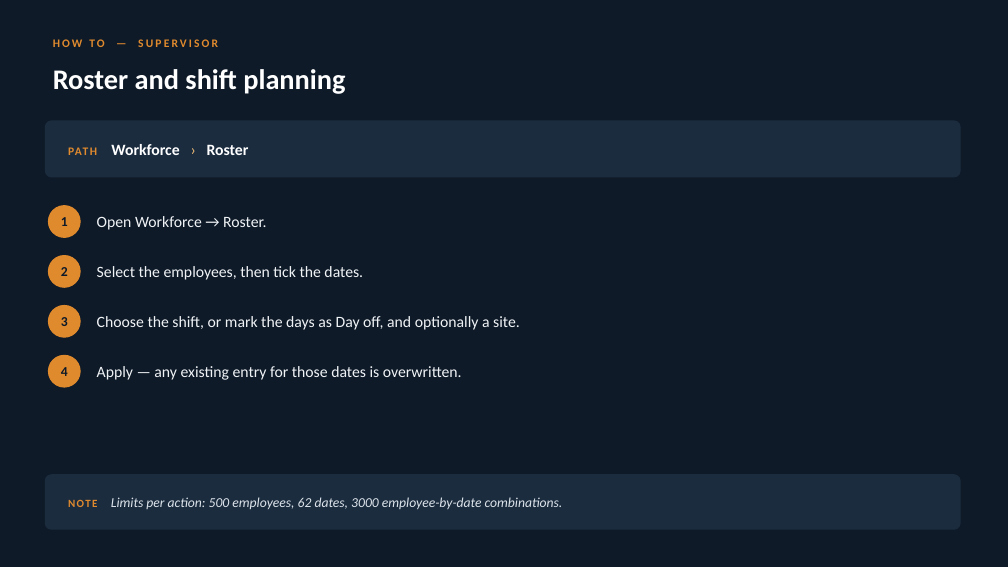
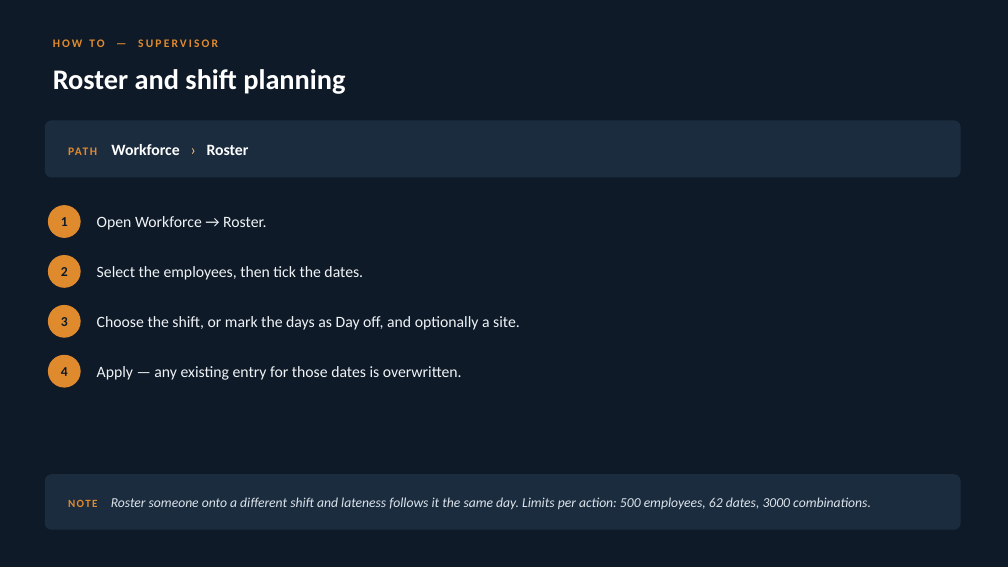
Before and after one commit to iammuniraa-wq/bpmsquare-app, a slide deck: slide 20 of docs/qa/BPMSquare_WFM_Feature_Guide.pptx. Drawn at 1008x567 pixels with LibreOffice and Linux fonts; fonts in the diff are those of the drawing. Boxes give left, top, right and bottom in pixels: in the first picture for what was removed or moved away, otherwise in the second. Text is boxed around its words. In the diff, an @@ line names an element or a change of style, - is before the commit and + after.

```diff
--- a/docs/qa/BPMSquare_WFM_Feature_Guide.pptx
+++ b/docs/qa/BPMSquare_WFM_Feature_Guide.pptx
@@ text at bbox=[68, 497, 871, 509]: text changed @@
-NOTE Limits per action: 500 employees, 62 dates, 3000 employee-by-date combinations.
+NOTE Roster someone onto a different shift and lateness follows it the same day. Limits per action: 500 employees, 62 dates, 3000 combinations.
```
Also in this commit, not shown: 14 other slides changed, 2 slides added, 1 other file.
